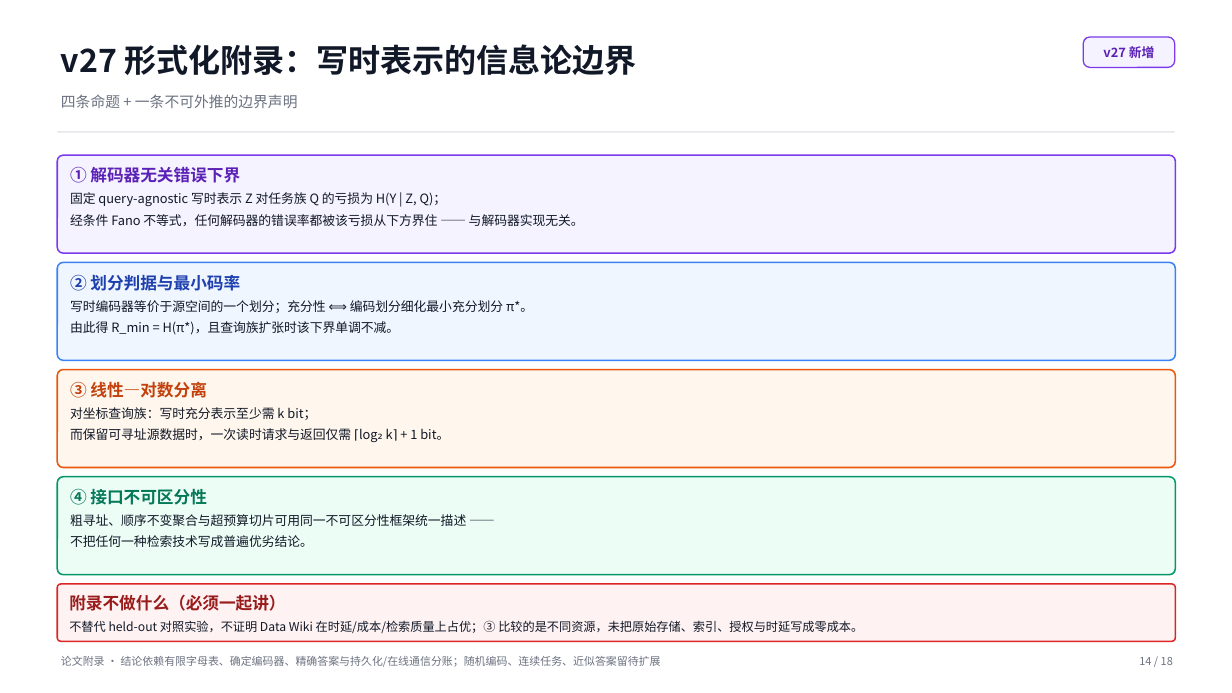
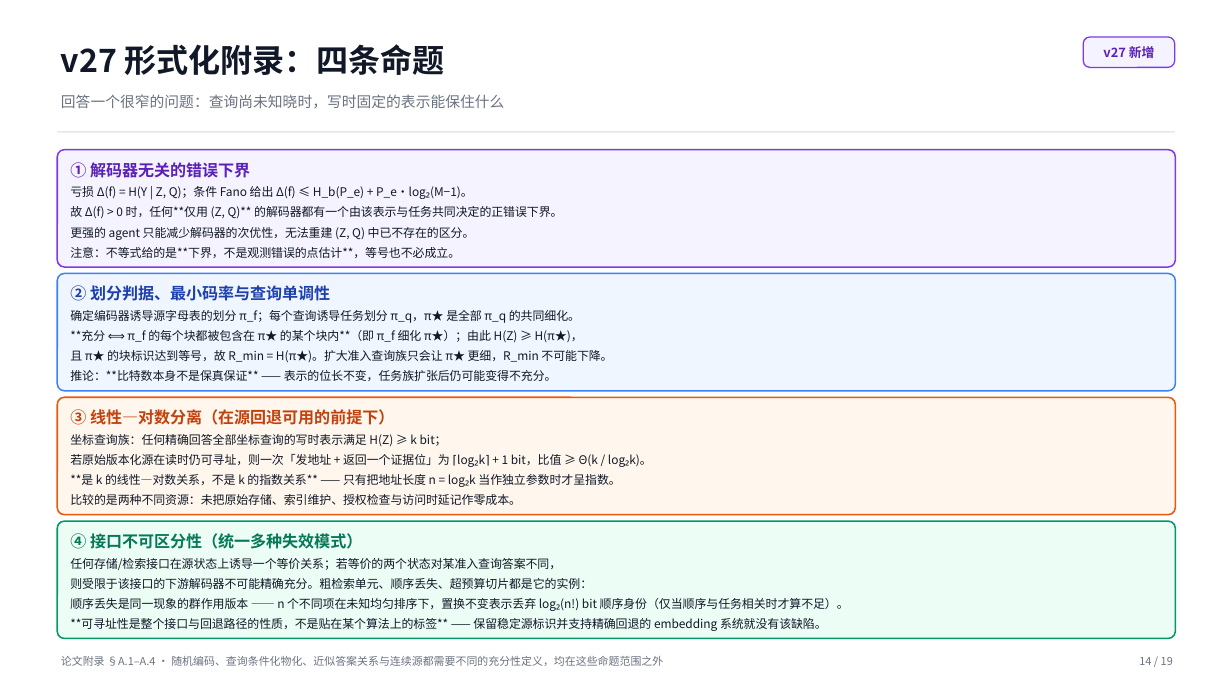
Before and after one commit to rootliu/agentic-scaling-architecture, a slide deck: slide 14 of academy/paper-report-v27-zh.pptx. Drawn at 1232x693 pixels with LibreOffice and Linux fonts; fonts in the diff are those of the drawing. Boxes give left, top, right and bottom in pixels: in the first picture for what was removed or moved away, otherwise in the second. Text is boxed around its words. In the diff, an @@ line names an element or a change of style, - is before the commit and + after.

```diff
--- a/academy/paper-report-v27-zh.pptx
+++ b/academy/paper-report-v27-zh.pptx
@@ text at (61,44,444,75): text changed @@
-v27 形式化附录：写时表示的信息论边界
+v27 形式化附录：四条命题
@@ text at (61,94,504,109): text changed @@
-四条命题 + 一条不可外推的边界声明
+回答一个很窄的问题：查询尚未知晓时，写时固定的表示能保住什么
@@ rounded rectangle "① 解码器无关的错误下界": place and size @@
-rounded rectangle "① 解码器无关的错误下界" at (57,155,1176,253)
+rounded rectangle "① 解码器无关的错误下界" at (57,150,1176,267)
@@ text in rounded rectangle at (70,162,562,258): text changed; size 10 to 9.3 pt @@
-① 解码器无关错误下界
-固定 query-agnostic 写时表示 Z 对任务族 Q 的亏损为 H(Y | Z, Q)；
-经条件 Fano 不等式，任何解码器的错误率都被该亏损从下方界住 —— 与解码器实现无关。
+① 解码器无关的错误下界
+亏损 Δ(f) = H(Y | Z, Q)；条件 Fano 给出 Δ(f) ≤ H_b(P_e) + P_e·log₂(M−1)。
+故 Δ(f) > 0 时，任何**仅用 (Z, Q)** 的解码器都有一个由该表示与任务共同决定的正错误下界。
+更强的 agent 只能减少解码器的次优性，无法重建 (Z, Q) 中已不存在的区分。
+注意：不等式给的是**下界，不是观测错误的点估计**，等号也不必成立。
@@ rounded rectangle "② 划分判据、最小码率与查询单调性": place and size @@
-rounded rectangle "② 划分判据、最小码率与查询单调性" at (57,262,1176,360)
+rounded rectangle "② 划分判据、最小码率与查询单调性" at (57,274,1176,391)
@@ text in rounded rectangle at (70,285,612,381): text changed; size 10 to 9.3 pt @@
-② 划分判据与最小码率
-写时编码器等价于源空间的一个划分；充分性 ⟺ 编码划分细化最小充分划分 π*。
-由此得 R_min = H(π*)，且查询族扩张时该下界单调不减。
+② 划分判据、最小码率与查询单调性
+确定编码器诱导源字母表的划分 π_f；每个查询诱导任务划分 π_q，π★ 是全部 π_q 的共同细化。
+**充分 ⟺ π_f 的每个块都被包含在 π★ 的某个块内**（即 π_f 细化 π★）；由此 H(Z) ≥ H(π★)，
+且 π★ 的块标识达到等号，故 R_min = H(π★)。扩大准入查询族只会让 π★ 更细，R_min 不可能下降。
+推论：**比特数本身不是保真保证** —— 表示的位长不变，任务族扩张后仍可能变得不充分。
@@ rounded rectangle "③ 线性—对数分离（在源回退可用的前提下）": place and size @@
-rounded rectangle "③ 线性—对数分离（在源回退可用的前提下）" at (57,370,1176,468)
+rounded rectangle "③ 线性—对数分离（在源回退可用的前提下）" at (57,397,1176,515)
@@ text in rounded rectangle at (70,409,652,505): text changed; size 10 to 9.3 pt @@
-③ 线性—对数分离
-对坐标查询族：写时充分表示至少需 k bit；
-而保留可寻址源数据时，一次读时请求与返回仅需 ⌈log₂ k⌉ + 1 bit。
+③ 线性—对数分离（在源回退可用的前提下）
+坐标查询族：任何精确回答全部坐标查询的写时表示满足 H(Z) ≥ k bit；
+若原始版本化源在读时仍可寻址，则一次「发地址 + 返回一个证据位」为 ⌈log₂k⌉ + 1 bit，比值 ≥ Θ(k / log₂k)。
+**是 k 的线性—对数关系，不是 k 的指数关系** —— 只有把地址长度 n = log₂k 当作独立参数时才呈指数。
+比较的是两种不同资源：未把原始存储、索引维护、授权检查与访问时延记作零成本。
@@ rounded rectangle "④ 接口不可区分性（统一多种失效模式）": place and size @@
-rounded rectangle "④ 接口不可区分性（统一多种失效模式）" at (57,477,1176,575)
+rounded rectangle "④ 接口不可区分性（统一多种失效模式）" at (57,521,1176,639)
@@ text in rounded rectangle at (70,533,849,631): text changed; size 10 to 9.3 pt @@
-④ 接口不可区分性
-粗寻址、顺序不变聚合与超预算切片可用同一不可区分性框架统一描述 ——
-不把任何一种检索技术写成普遍优劣结论。
+④ 接口不可区分性（统一多种失效模式）
+任何存储/检索接口在源状态上诱导一个等价关系；若等价的两个状态对某准入查询答案不同，
+则受限于该接口的下游解码器不可能精确充分。粗检索单元、顺序丢失、超预算切片都是它的实例：
+顺序丢失是同一现象的群作用版本 —— n 个不同项在未知均匀排序下，置换不变表示丢弃 log₂(n!) bit 顺序身份（仅当顺序与任务相关时才算不足）。
+**可寻址性是整个接口与回退路径的性质，不是贴在某个算法上的标签** —— 保留稳定源标识并支持精确回退的 embedding 系统就没有该缺陷。
@@ rounded rectangle removed at (57,584,1176,641) @@
-附录不做什么（必须一起讲）
-不替代 held-out 对照实验，不证明 Data Wiki 在时延/成本/检索质量上占优；③ 比较的是不同资源，未把原始存储、索引、授权与时延写成零成本。
@@ text at (61,656,663,666): text changed @@
-论文附录 · 结论依赖有限字母表、确定编码器、精确答案与持久化/在线通信分账；随机编码、连续任务、近似答案留待扩展
+论文附录 §A.1–A.4 · 随机编码、查询条件化物化、近似答案关系与连续源都需要不同的充分性定义，均在这些命题范围之外
```
Also in this commit, not shown: 15 other slides changed, 1 slide added, 2 other files.
